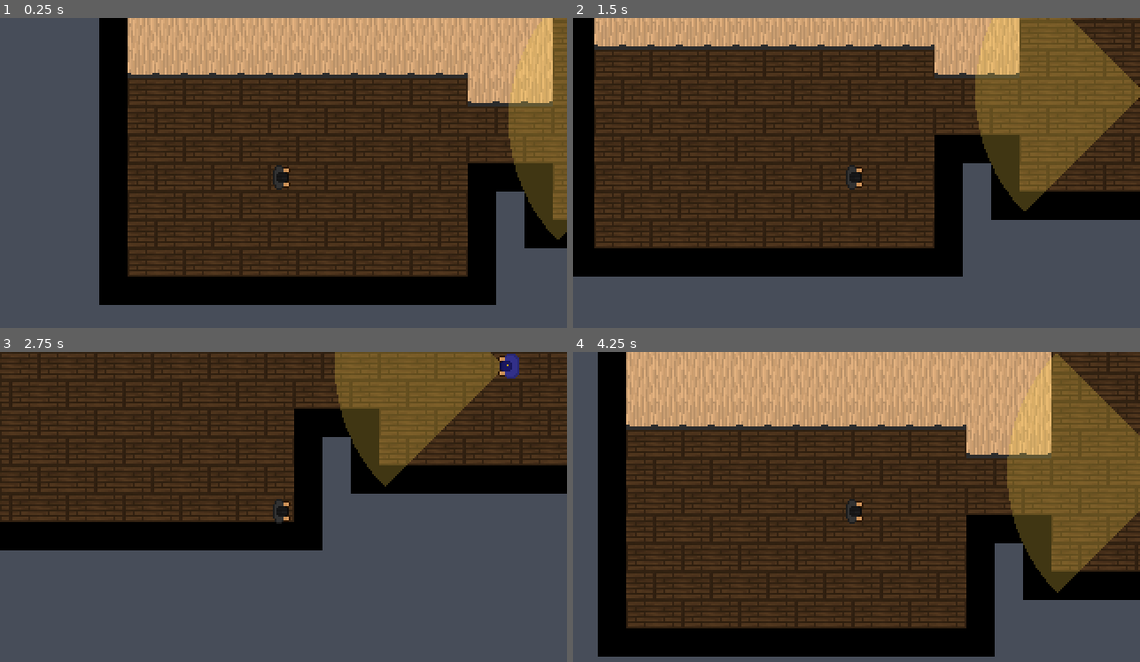
Above: before the commit, frames 1-4 (two rows, left to right).
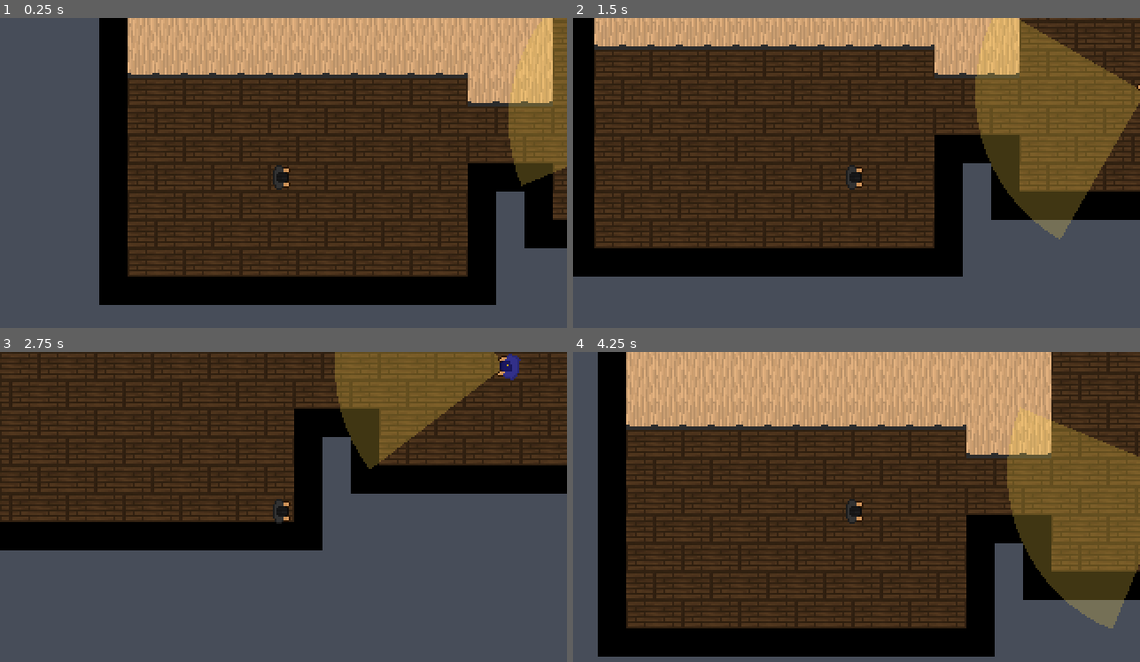
Above: after the commit, the same moments.

Repository: Louiwoah/Stealth_Game
Game: Godot game, scene res://scenes/basic_scene.tscn
Same seed, same stepped clock (60 frames per second), same inputs: the game is played once before the commit and once after it.
Inputs:
- Up to frame 1 (0.25 s): no input
- Up to frame 2 (1.5 s): hold D (move_right) 0.53-1.28 s; hold S (move_down) from 1.28 s (still down)
- Up to frame 3 (2.75 s): release S (move_down) at 2.03 s; hold D (move_right) from 2.03 s (still down)
- Up to frame 4 (4.25 s): release D (move_right) at 2.78 s; hold W (move_up) 2.78-3.53 s; hold A (move_left) from 3.53 s (still down)

The runs differ from the first frame. In frame 1, 1.1% of the frame differs, in the area x 92-100%, y 48-72%; in frame 2, 3.3%; in frame 3, 1.2%; in frame 4, 5.0%, in the area x 84-100%, y 0-90%.

Commit message:
guard rotates, as well as its vision cone

Diff:
--- a/scripts/guard.gd
+++ b/scripts/guard.gd
@@ -8,10 +8,24 @@
 @export var cone_color: Color = Color(1.0, 0.85, 0.3, 0.25)
 const CONE_SEGMENTS := 16   #how many segments used to split the sector
 
+@export var turn_speed_degrees: float = 90.0
+@export var scan_angle_degrees: float = 60.0   # how far the guard looks away from its original direction
 
+var base_rotation: float    # the direction the guard was placed facing
+var scan_target: float      # the angle the guard is going to turn to
 
-func _physics_process(_delta: float) -> void:
-	#debug test, turns red when the player is seen.
+func _ready() -> void:
+	base_rotation = rotation
+	scan_target = base_rotation + deg_to_rad(scan_angle_degrees)
+
+func _physics_process(delta: float) -> void:
+
+	turn_towards(scan_target, delta)
+
+	if absf(angle_difference(rotation, scan_target)) < 0.01:
+		scan_target = 2.0 * base_rotation - scan_target
+
+	#guard turns red when spotted player
 	if can_see_player():
 		modulate = Color.RED
 	else:
@@ -62,3 +76,9 @@
 		c * v.x - s * v.y,   #row 1
 		s * v.x + c * v.y    #roe 2
 	)
+
+
+func turn_towards(target_angle: float, delta: float) -> void:
+	var difference := angle_difference(rotation, target_angle)
+	var max_step := deg_to_rad(turn_speed_degrees) * delta
+	rotation += clampf(difference, -max_step, max_step)
